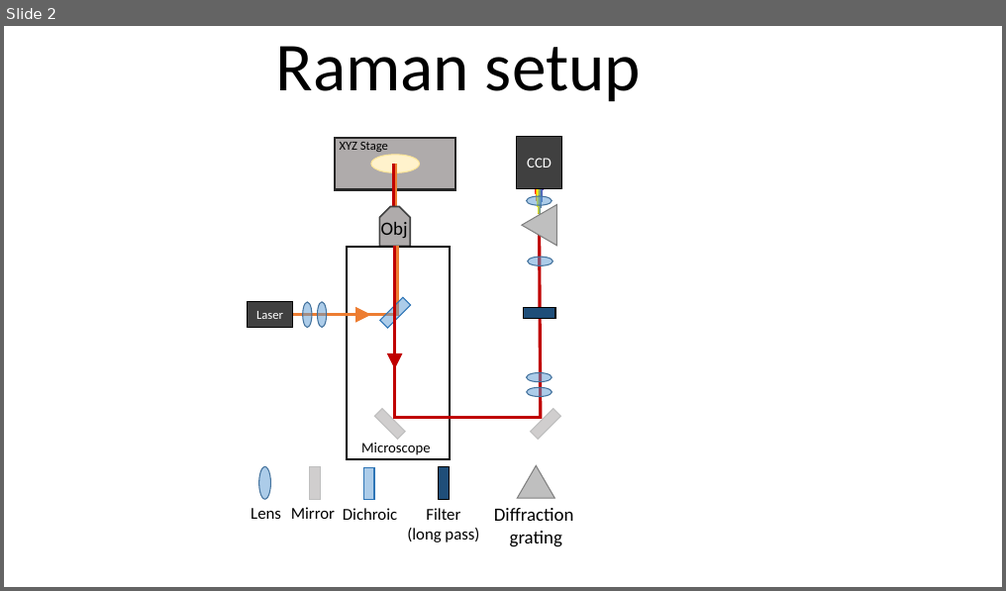
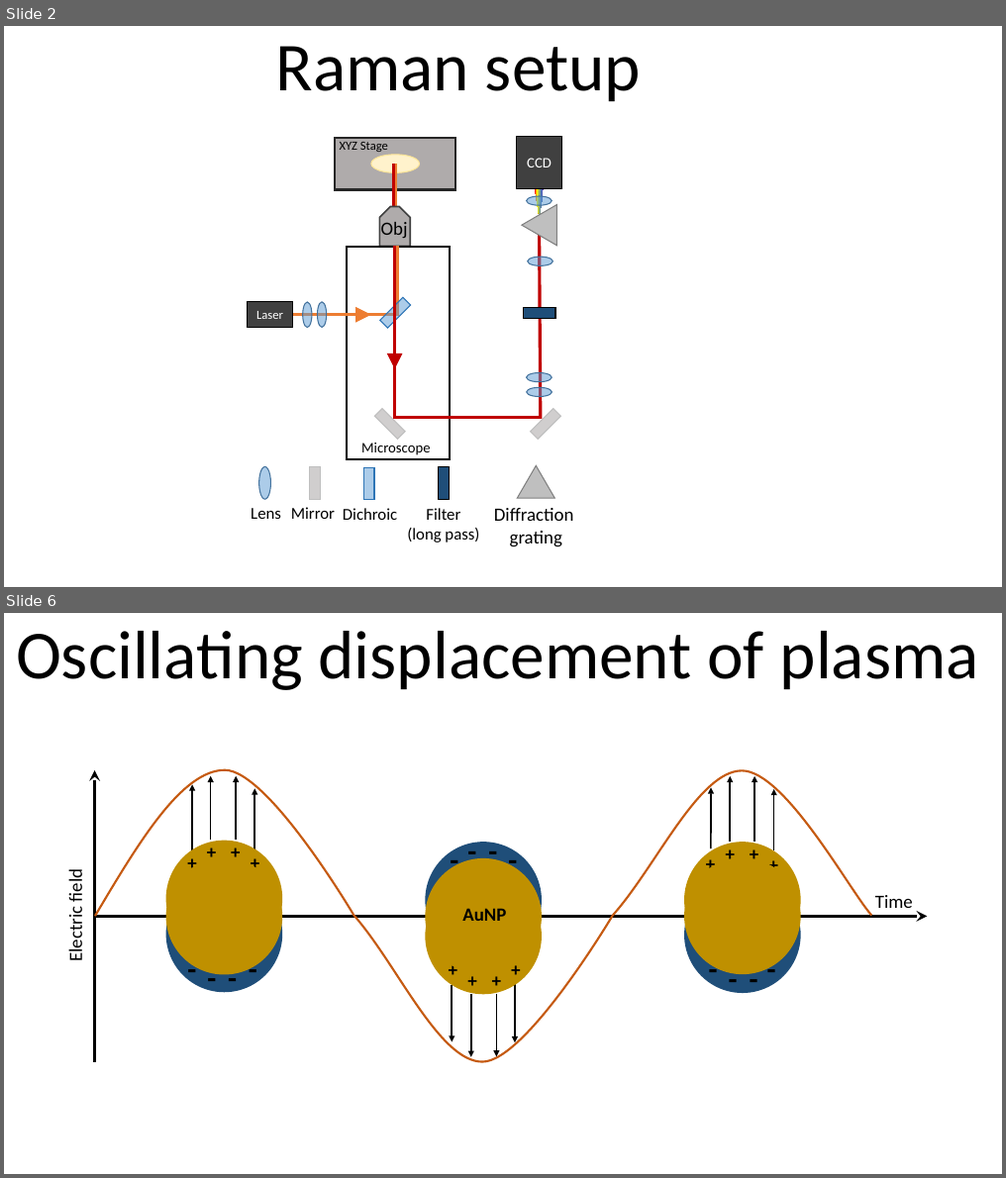
Before and after one commit to apl1n16/Thesis-and-Report-Repository, a slide deck: Transfer Thesis Figures.pptx. Shown one above the other, each under a label of ours: slide 2 before the commit, slides 2 and 6 after it; the slides between them are not shown. The pictures are 1006x591 and 1006x1178 pixels, drawn with LibreOffice and Linux fonts; fonts in the diff are those of the drawing. Boxes give left, top, right and bottom in pixels: in the first picture for what was removed or moved away, otherwise in the second. Text is boxed around its words. In the diff, an @@ line names an element or a change of style, - is before the commit and + after.

```diff
--- a/Transfer Thesis Figures.pptx
+++ b/Transfer Thesis Figures.pptx
@@ slide 6 added at [4, 613, 1002, 1174], background #FFFFFF @@
@@ text added at [16, 631, 979, 690], 66 pt, text #000000 @@
+Oscillating displacement of plasma
@@ ellipse added at [165, 859, 282, 975], fill #BF9000 @@
@@ ellipse added at [426, 859, 543, 975], fill #BF9000 @@
@@ ellipse added at [684, 859, 801, 975], fill #BF9000 @@
@@ text added at [462, 908, 506, 921], 18 pt, text #000000, bold @@
+AuNP
@@ group added at [64, 770, 927, 1062]: 26 texts, 17 arrows, 6 ellipses, 3 lines, 1 freeform shape @@
+-
+-
+-
+-
+-
+-
+-
+-
+-
+-
+-
+-
++
++
++
++
++
++
++
++
++
++
++
++
+Electric field
+Time
```
Also in this commit, not shown: 4 other slides added, 1 other file.
